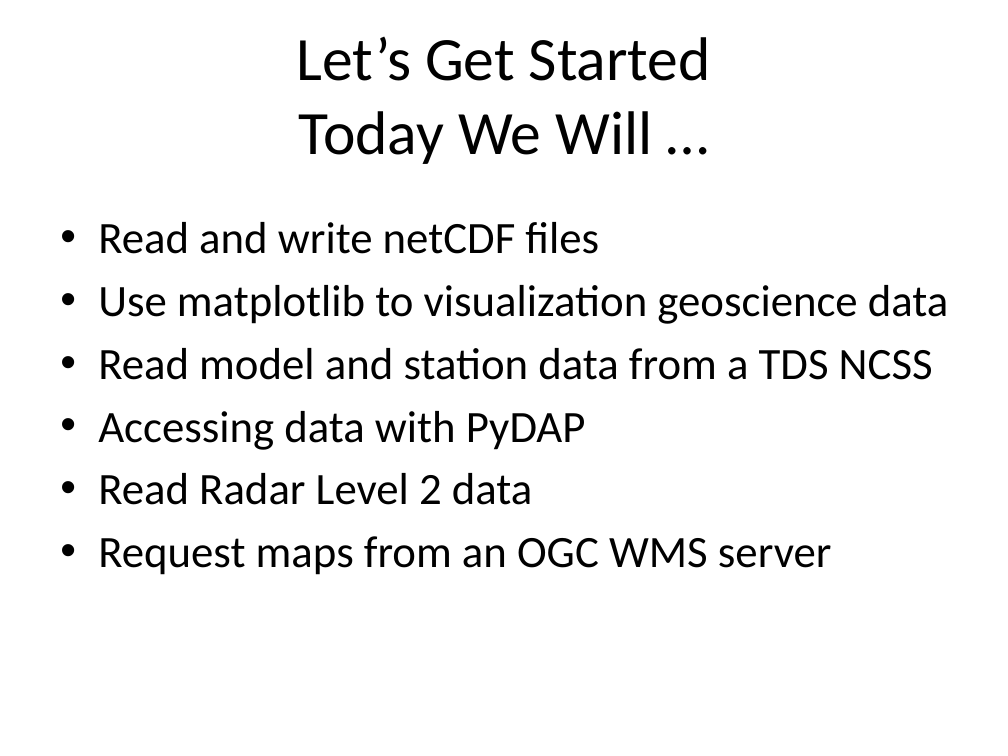
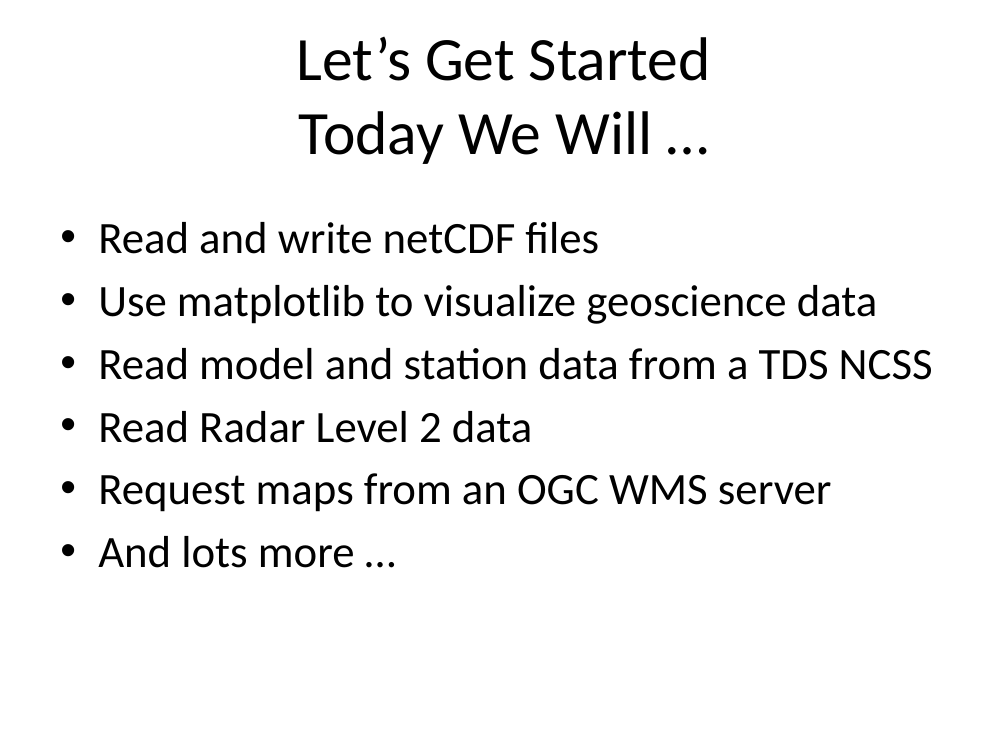
Before and after one commit to Unidata/python-workshop, a slide deck: slide 15 of Overview.pptx (slide 16 before the commit). Drawn at 1008x756 pixels with LibreOffice and Linux fonts; fonts in the diff are those of the drawing; background and template pictures are left out. Boxes give left, top, right and bottom in pixels: in the first picture for what was removed or moved away, otherwise in the second. Text is boxed around its words. In the diff, an @@ line names an element or a change of style, - is before the commit and + after.

```diff
--- a/Overview.pptx
+++ b/Overview.pptx
@@ text at <box>98,285,878,324</box>: text changed @@
-• Use matplotlib to visualization geoscience data
+• Use matplotlib to visualize geoscience data
@@ text at <box>98,411,586,450</box>: paragraph removed @@
-• Accessing data with PyDAP
@@ text at <box>98,536,355,568</box>: paragraph added @@
+• And lots more …
```
Also in this commit, not shown: 1 other slide changed, 1 slide removed, 1 other file.
